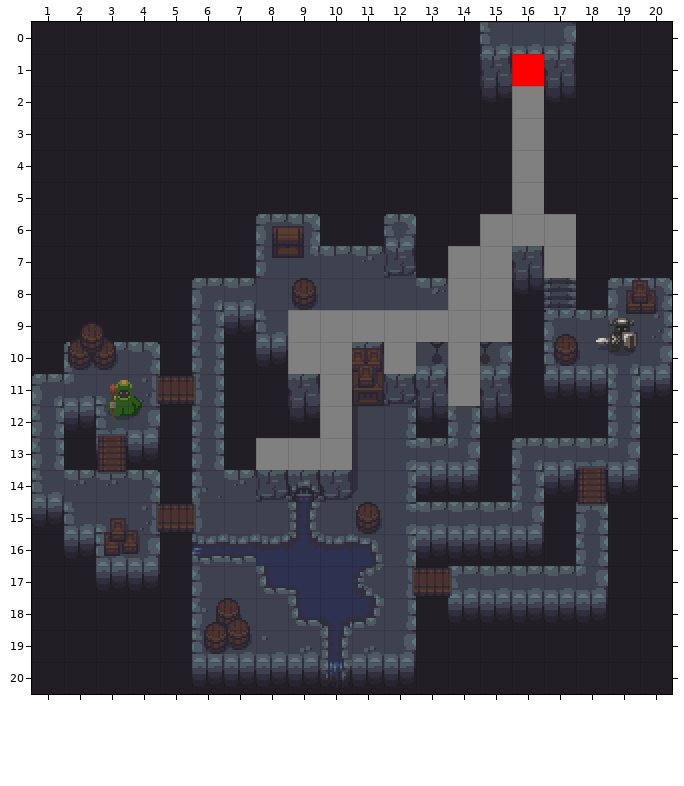
Tiled map -- Resources/dungeon-16x16.tmx. The picture above is the old version.
Cells are 16x16 px. Shown: x 1..20, y 0..20.
After the commit:
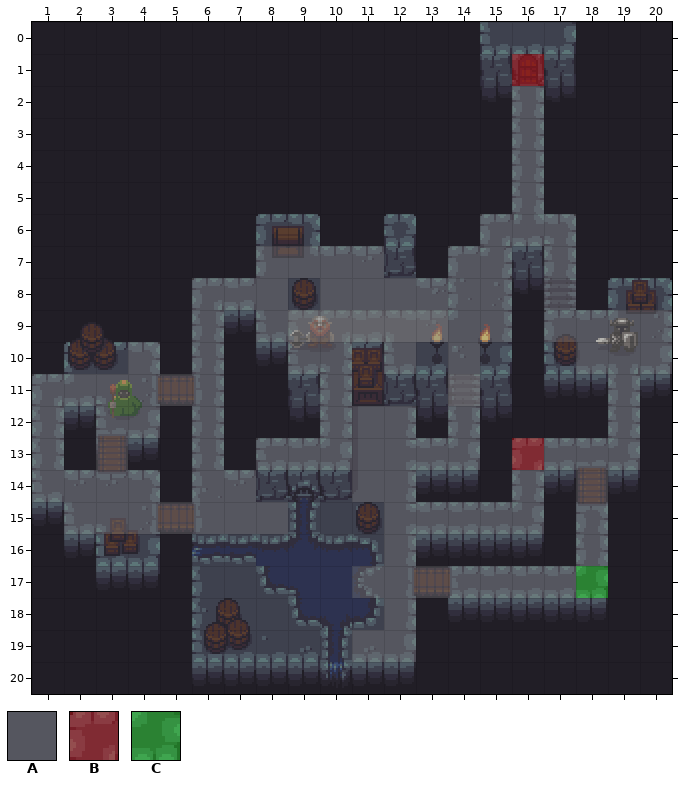
Key: from "dungeon-16x16": A 340, B 341, C 363.
_ is an empty cell.
Tiles of an added or newly shown layer are drawn over the layers below it.
See-through tiles are keyed as they look on the map.
What changed:
layer "Graphs/Graph-Upper" opacity 100% -> 34%
Layer "Graphs/Graph-Lower" (now shown):
The edit adds tile A in row 7 at x 8 to 11; in row 8 at x 6 to 8, 10 to 13 and 17; in row 9 at x 6, 8 to 13 and 17 to 20; in row 10 at x 4, 6 and 18 to 20; in row 11 at x 1 to 6, 14 and 19; in row 12 at x 1, 3 to 4, 6, 11 to 12, 14 and 19.
The edit adds tile A in row 13 at x 1, 3, 6, 11 to 14 and 17 to 19; in row 14 at x 1 to 4, 6 to 7, 11 to 12, 16 and 18; in row 15 at x 2 to 8, 12 to 16 and 18; in row 16 at x 12 and 18; in row 17 at x 11 to 17; in row 18 at x 12.
The edit adds tile A in row 19 at x 11 to 12.
The edit adds tile B in row 13 at x 16.
The edit adds tile C in row 17 at x 18.
